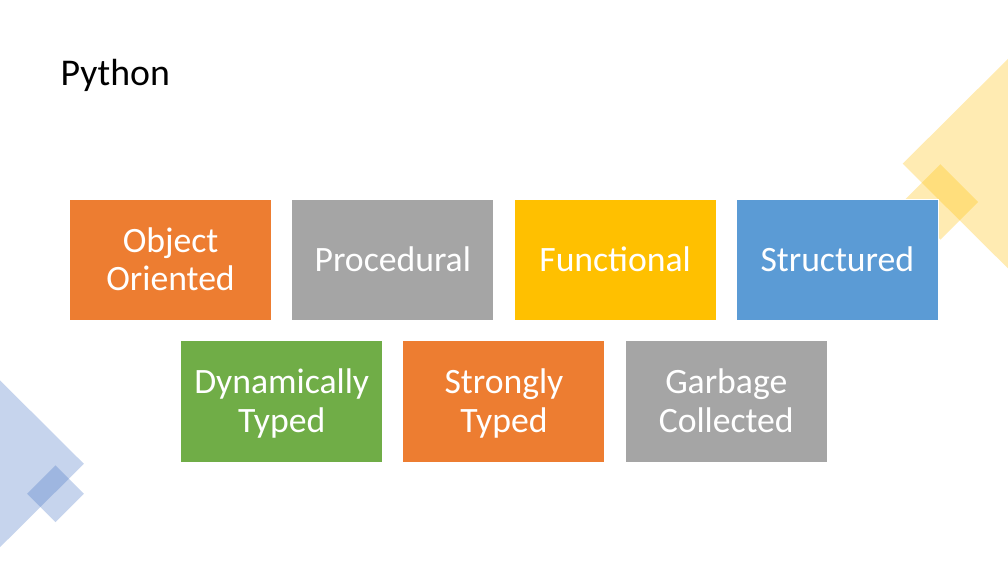
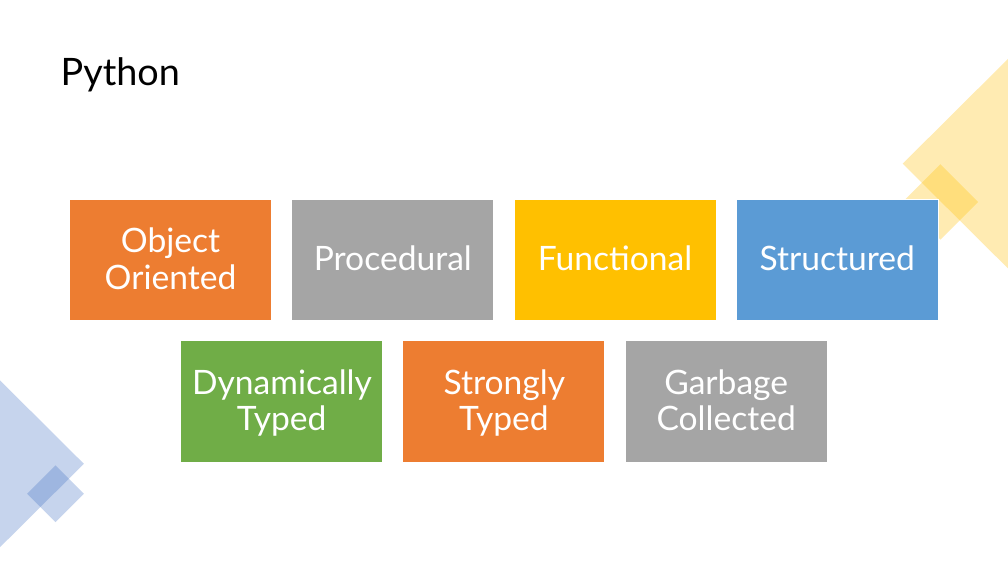
Before and after one commit to MaxLiorCo/Tasks_Back_End, a slide deck: slide 2 of Project Presentation Slides.pptx. Drawn at 1008x567 pixels with LibreOffice and Linux fonts; fonts in the diff are those of the drawing. Boxes give left, top, right and bottom in pixels: in the first picture for what was removed or moved away, otherwise in the second. Text is boxed around its words. In the diff, an @@ line names an element or a change of style, - is before the commit and + after.

```diff
--- a/Project Presentation Slides.pptx
+++ b/Project Presentation Slides.pptx
@@ text "Python" at (x1=61, y1=57, x2=180, y2=92): font Calibri to Lato @@
@@ size 34 to 32 pt, font Calibri to Lato in 7 elements at (x1=105, y1=227, x2=237, y2=290), (x1=314, y1=245, x2=472, y2=270), (x1=538, y1=245, x2=692, y2=271), (x1=760, y1=245, x2=915, y2=270), (x1=192, y1=369, x2=372, y2=436), (x1=444, y1=369, x2=566, y2=436), (x1=657, y1=369, x2=796, y2=430) @@
```
Also in this commit, not shown: 3 other slides changed, 14 slides added, 4 other files.
